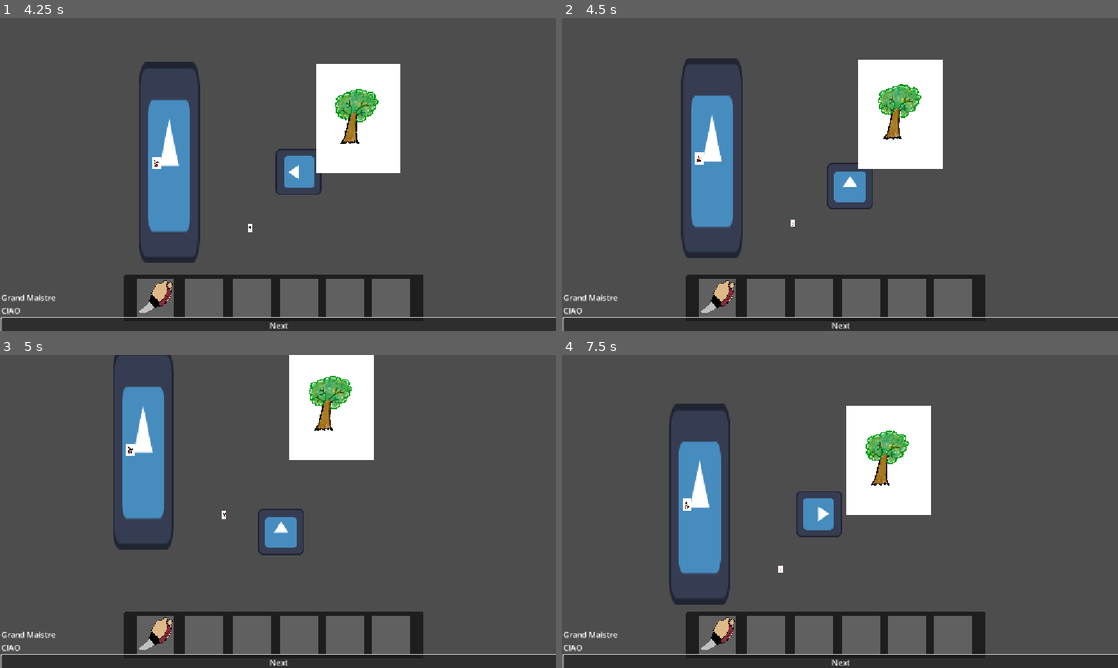
Above: before the commit, frames 1-4 (two rows, left to right).
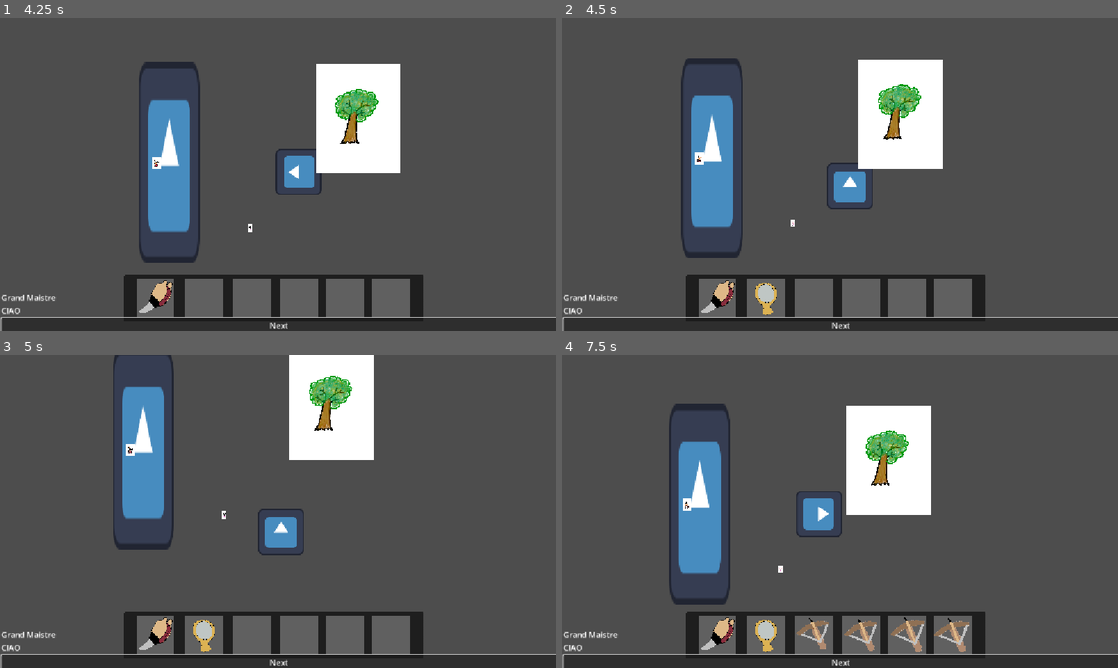
Above: after the commit, the same moments.

Repository: ygrecky/GameJam1
Game: Godot game, scene res://scenes/game_controller.tscn
The game is run twice, just before and just after one commit, with the same random seed, the same clock (stepped at 60 frames per second) and the same inputs. The engine's default icon, where the game draws it, is replaced by a stand-in: a white triangle on a blue panel in a dark square.
Inputs (mouse positions are in pixels of both pictures, inside the frame that each line leads up to):
- Up to frame 1 (4.25 s): click "Next" at 0.5 s; click "Next" at 1.25 s; click (155, 296) at 2.02 s; click (205, 296) at 2.75 s; tap Enter at 3.5 s; hold Right (right) from 3.53 s (still down); hold 1 (Slot 1) from 3.53 s (still down)
- Up to frame 2 (4.5 s): release Right (right) at 4.28 s; release 1 (Slot 1) at 4.28 s; hold Down (down) from 4.28 s (still down); tap 2 (Slot 2, bound only after the commit) at 4.35 s
- Up to frame 3 (5 s): keep holding Down (down)
- Up to frame 4 (7.5 s): release Down (down) at 5.03 s; hold Right (right) 5.03-5.78 s; hold 3 (Slot 3, bound only after the commit) 5.03-5.78 s; hold Up (up) 5.78-6.53 s; tap 4 (Slot 4, bound only after the commit) at 5.85 s; hold 5 (Slot 5, bound only after the commit) 6.53-7.28 s; hold Left (left) from 6.53 s (still down); tap 6 (Slot 6, bound only after the commit) at 7.35 s

Frame 1 is identical in both runs. In frame 2, 0.3% of the frame differs, in the area x 34-39%, y 84-95%; in frame 3, 0.3%; in frame 4, 1.3%, in the area x 34-74%, y 83-95%.

Commit message:
Update project.godot

Diff:
--- a/project.godot
+++ b/project.godot
@@ -62,27 +62,27 @@
 }
 "Slot 2"={
 "deadzone": 0.2,
-"events": [Object(InputEventKey,"resource_local_to_scene":false,"resource_name":"","device":-1,"window_id":0,"alt_pressed":false,"shift_pressed":true,"ctrl_pressed":false,"meta_pressed":false,"pressed":false,"keycode":0,"physical_keycode":50,"key_label":0,"unicode":50,"location":0,"echo":false,"script":null)
+"events": [Object(InputEventKey,"resource_local_to_scene":false,"resource_name":"","device":-1,"window_id":0,"alt_pressed":false,"shift_pressed":false,"ctrl_pressed":false,"meta_pressed":false,"pressed":false,"keycode":0,"physical_keycode":50,"key_label":0,"unicode":233,"location":0,"echo":false,"script":null)
 ]
 }
 "Slot 3"={
 "deadzone": 0.2,
-"events": [Object(InputEventKey,"resource_local_to_scene":false,"resource_name":"","device":-1,"window_id":0,"alt_pressed":false,"shift_pressed":true,"ctrl_pressed":false,"meta_pressed":false,"pressed":false,"keycode":0,"physical_keycode":51,"key_label":0,"unicode":51,"location":0,"echo":false,"script":null)
+"events": [Object(InputEventKey,"resource_local_to_scene":false,"resource_name":"","device":-1,"window_id":0,"alt_pressed":false,"shift_pressed":false,"ctrl_pressed":false,"meta_pressed":false,"pressed":false,"keycode":0,"physical_keycode":51,"key_label":0,"unicode":34,"location":0,"echo":false,"script":null)
 ]
 }
 "Slot 4"={
 "deadzone": 0.2,
-"events": [Object(InputEventKey,"resource_local_to_scene":false,"resource_name":"","device":-1,"window_id":0,"alt_pressed":false,"shift_pressed":true,"ctrl_pressed":false,"meta_pressed":false,"pressed":false,"keycode":0,"physical_keycode":52,"key_label":0,"unicode":52,"location":0,"echo":false,"script":null)
+"events": [Object(InputEventKey,"resource_local_to_scene":false,"resource_name":"","device":-1,"window_id":0,"alt_pressed":false,"shift_pressed":false,"ctrl_pressed":false,"meta_pressed":false,"pressed":false,"keycode":0,"physical_keycode":52,"key_label":0,"unicode":39,"location":0,"echo":false,"script":null)
 ]
 }
 "Slot 5"={
 "deadzone": 0.2,
-"events": [Object(InputEventKey,"resource_local_to_scene":false,"resource_name":"","device":-1,"window_id":0,"alt_pressed":false,"shift_pressed":true,"ctrl_pressed":false,"meta_pressed":false,"pressed":false,"keycode":0,"physical_keycode":53,"key_label":0,"unicode":53,"location":0,"echo":false,"script":null)
+"events": [Object(InputEventKey,"resource_local_to_scene":false,"resource_name":"","device":-1,"window_id":0,"alt_pressed":false,"shift_pressed":false,"ctrl_pressed":false,"meta_pressed":false,"pressed":false,"keycode":0,"physical_keycode":53,"key_label":0,"unicode":40,"location":0,"echo":false,"script":null)
 ]
 }
 "Slot 6"={
 "deadzone": 0.2,
-"events": [Object(InputEventKey,"resource_local_to_scene":false,"resource_name":"","device":-1,"window_id":0,"alt_pressed":false,"shift_pressed":true,"ctrl_pressed":false,"meta_pressed":false,"pressed":false,"keycode":0,"physical_keycode":54,"key_label":0,"unicode":54,"location":0,"echo":false,"script":null)
+"events": [Object(InputEventKey,"resource_local_to_scene":false,"resource_name":"","device":-1,"window_id":0,"alt_pressed":false,"shift_pressed":false,"ctrl_pressed":false,"meta_pressed":false,"pressed":false,"keycode":0,"physical_keycode":54,"key_label":0,"unicode":167,"location":0,"echo":false,"script":null)
 ]
 }
 debug1={
